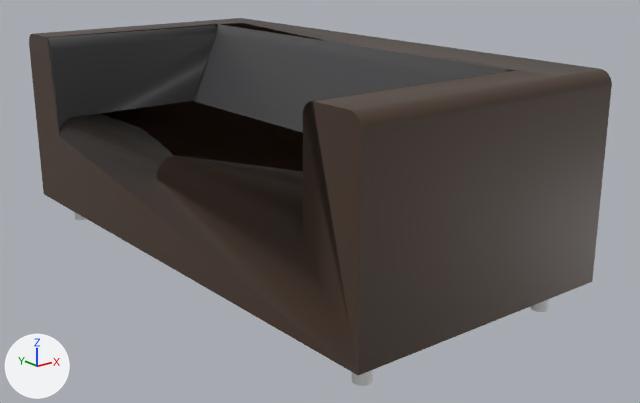
One commit to the COLLADA model multiverse_ws/src/multiverse_core/multiverse_parser/examples/world_to_urdf/world/models/isr-testbed/sofa/sofa.dae: the scene before it, then after it.
The view is the same before and after, from a 50 mm camera at (-1.57, -2.228, 1.059) aimed at (0.133, -0.099, 0.208). Arrows for +X, +Y and +Z are at lower left; the lights stay in place. Where no turn or scale is listed for an object, it has been applied to the vertices.

Objects in the first picture: 'instance_0'.
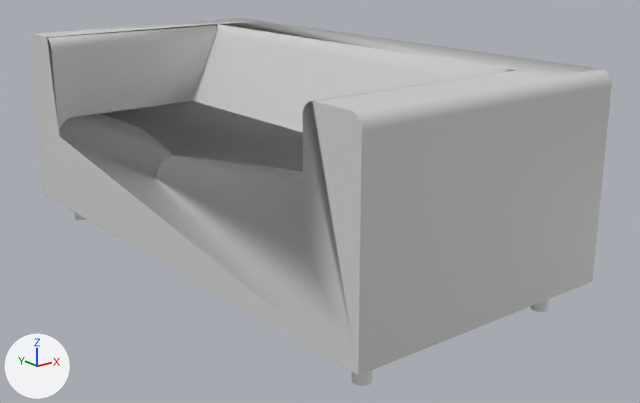
Pixel boxes (x1, y1, x2, y2) of what changed, in the pictures (640 x 403 px):
'instance_0', recoloured
    both: (29, 18, 612, 375)

The change, as a diff of the scene's bpy script:
```diff
--- a/multiverse_ws/src/multiverse_core/multiverse_parser/examples/world_to_urdf/world/models/isr-testbed/sofa/sofa.dae.py
+++ b/multiverse_ws/src/multiverse_core/multiverse_parser/examples/world_to_urdf/world/models/isr-testbed/sofa/sofa.dae.py
@@ me_instance_0 @@
 me_instance_0.from_pydata(...)  # 82 vertices, 158 faces; spans x -0.88..0.0, y -1.8..0.0, z 0.09..0.69
-me_instance_0.materials.append(mat_material)  # picture img_sofa_texture_png
+me_instance_0.materials.append(mat_material_001)  # light grey #d1d1d1
```
